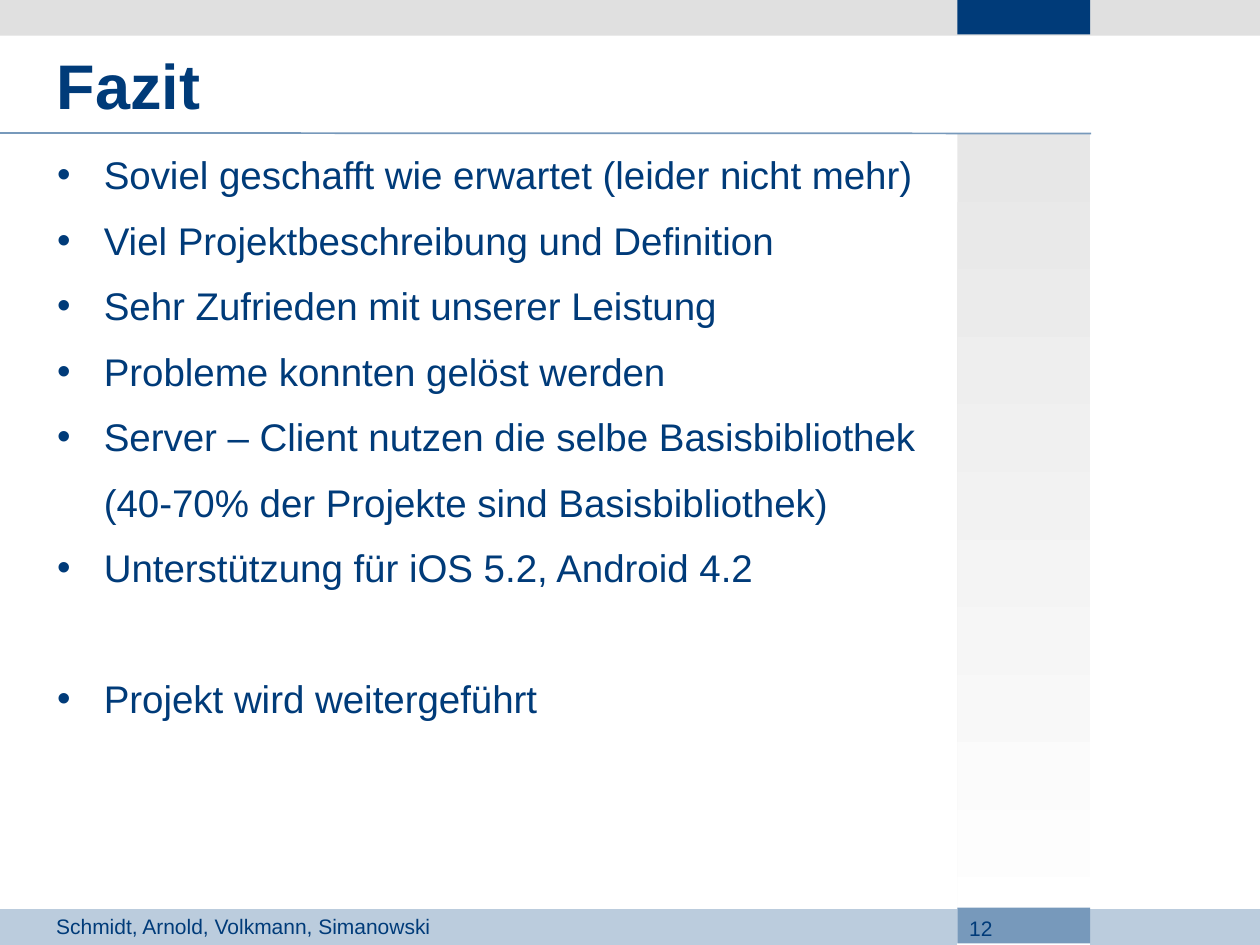
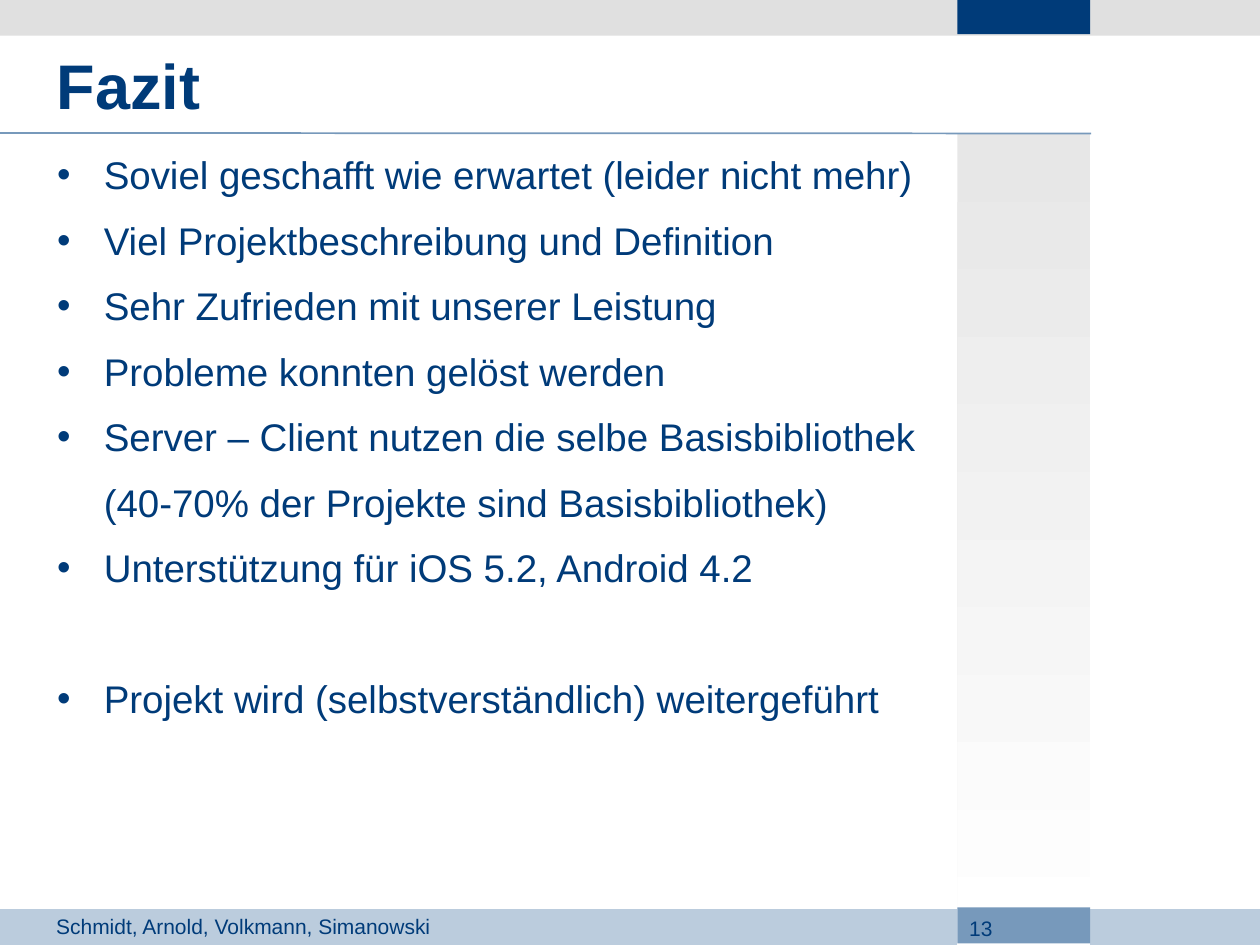
Before and after one commit to Lopt/ascendancy, a slide deck: slide 13 of docs/Projektdefinition/3_Presentation.odp (slide 12 before the commit). Drawn at 1260x945 pixels with LibreOffice and Linux fonts; fonts in the diff are those of the drawing; background and template pictures are left out. Boxes give left, top, right and bottom in pixels: in the first picture for what was removed or moved away, otherwise in the second. Text is boxed around its words. In the diff, an @@ line names an element or a change of style, - is before the commit and + after.

```diff
--- a/docs/Projektdefinition/3_Presentation.odp
+++ b/docs/Projektdefinition/3_Presentation.odp
@@ text at bbox=[104, 685, 879, 721]: text changed @@
-• Projekt wird weitergeführt
+• Projekt wird (selbstverständlich) weitergeführt
@@ page number at bbox=[969, 921, 992, 936]: text changed @@
-12
+13
```
Also in this commit, not shown: 4 other slides changed, 1 slide added.
